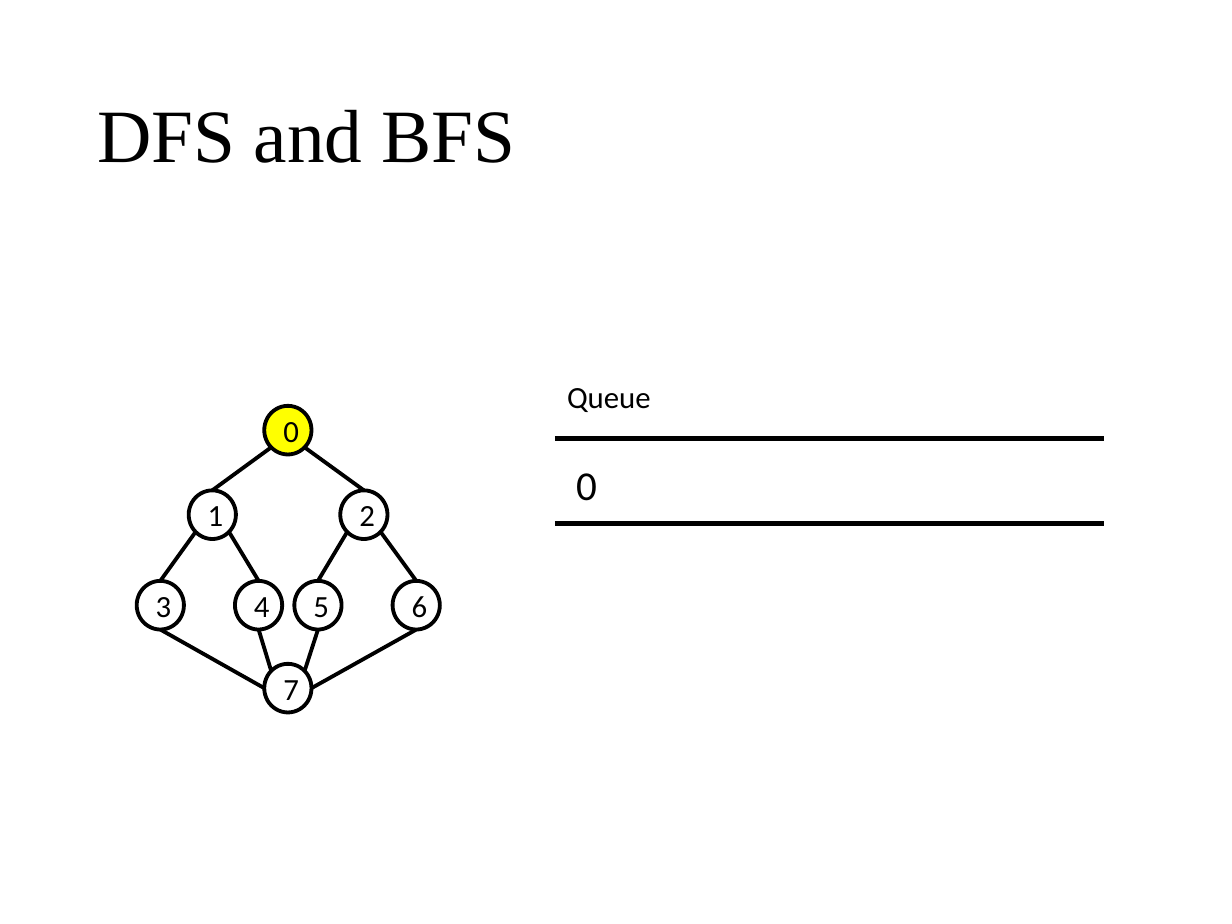
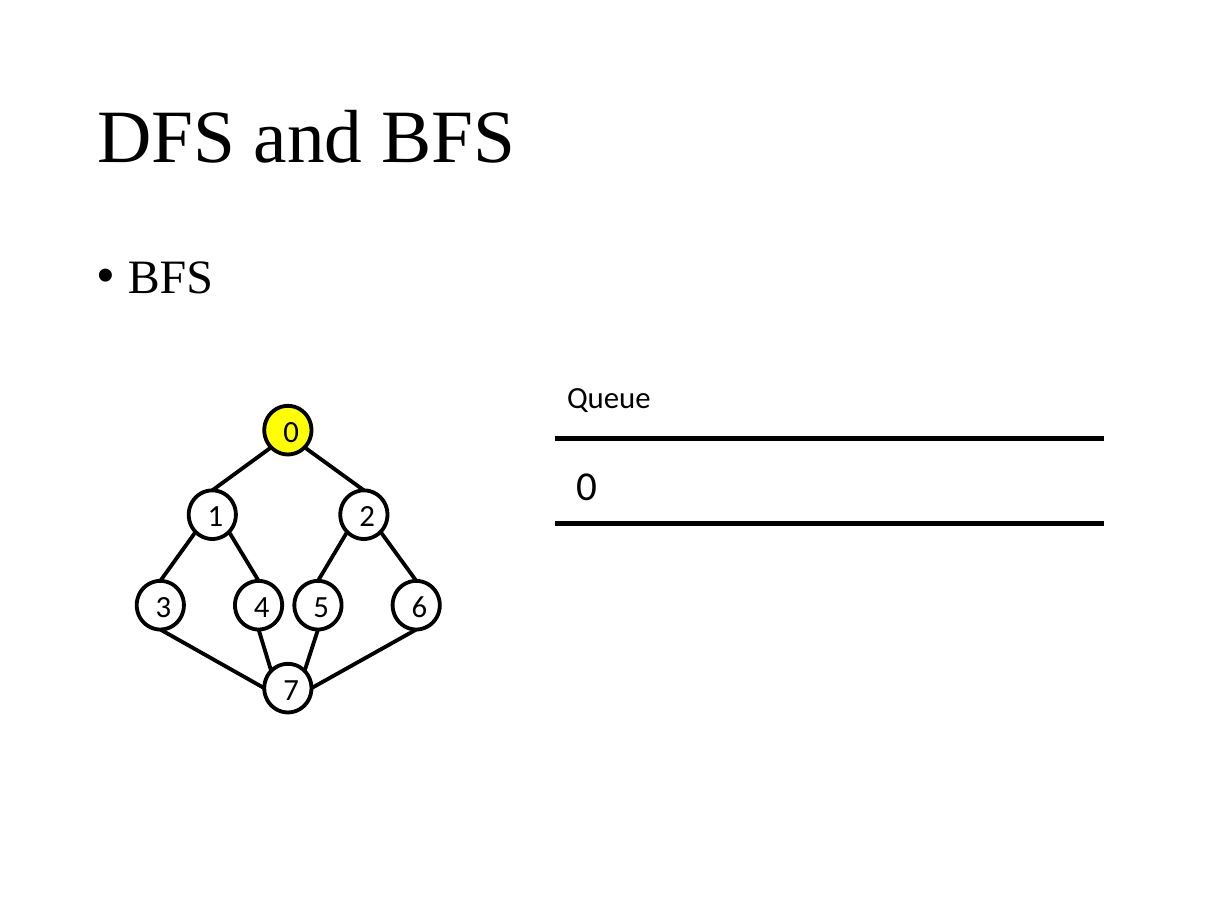
Before and after one commit to wangruxing/DataStructure, a slide deck: slide 13 of Chapter 6 Graphs/Chapter 6.pptx. Drawn at 1232x924 pixels with LibreOffice and Linux fonts; fonts in the diff are those of the drawing. Boxes give left, top, right and bottom in pixels: in the first picture for what was removed or moved away, otherwise in the second. Text is boxed around its words. In the diff, an @@ line names an element or a change of style, - is before the commit and + after.

```diff
--- a/Chapter 6 Graphs/Chapter 6.pptx
+++ b/Chapter 6 Graphs/Chapter 6.pptx
@@ text added at (128,261,213,294), 28 pt, text #000000 @@
+• BFS
```
Also in this commit, not shown: 14 other slides changed, 21 other files.
